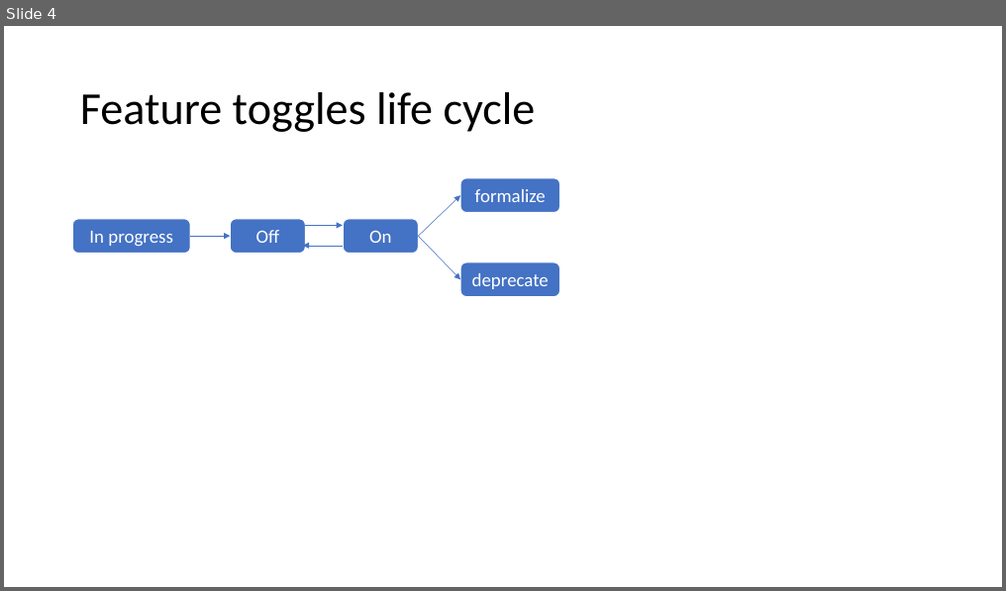
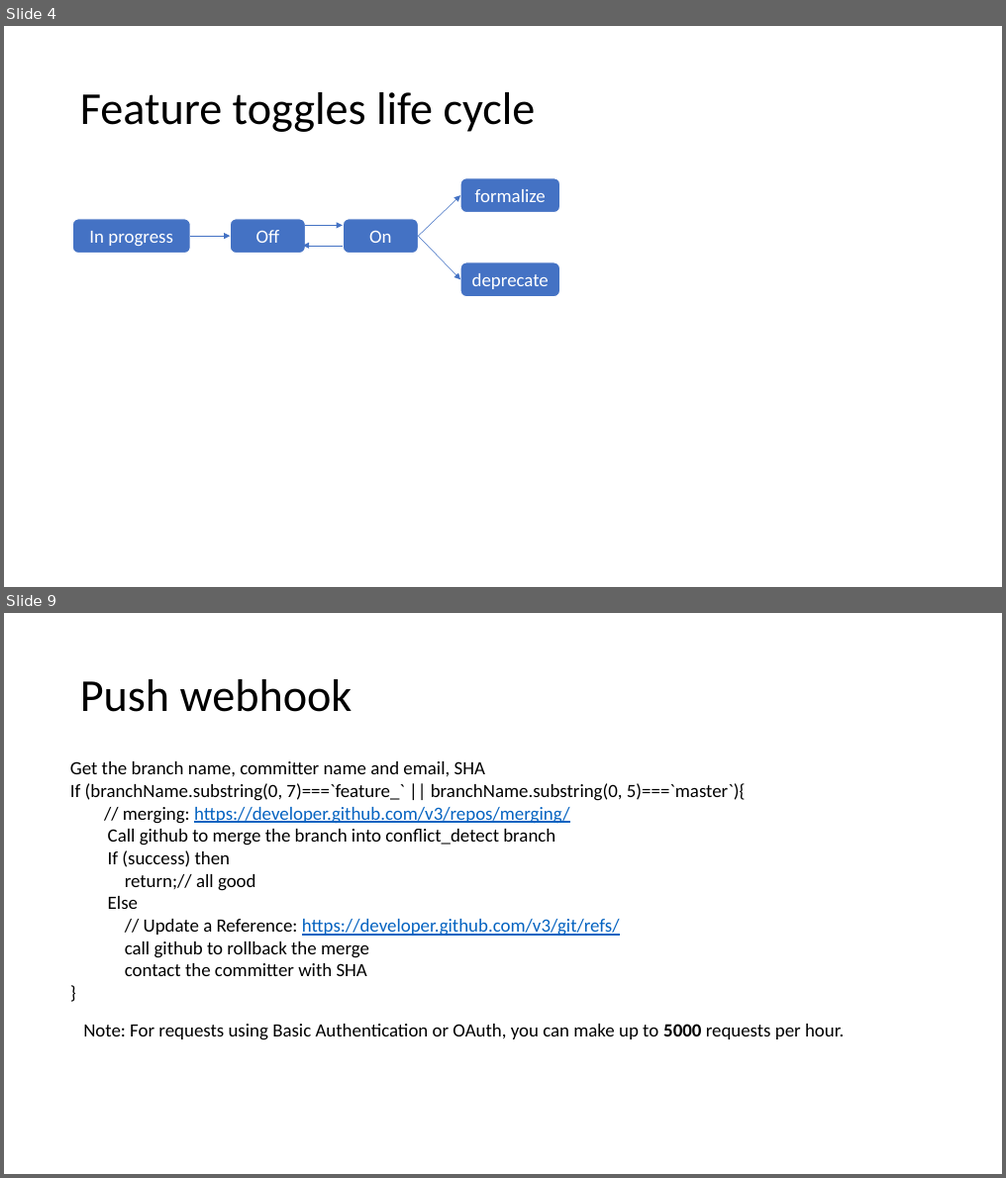
Before and after one commit to chaiyilin/featureToggling, a slide deck: featureToggles.pptx. Shown one above the other, each under a label of ours: slide 4 before the commit, slides 4 and 9 after it; the slides between them are not shown. The pictures are 1006x591 and 1006x1178 pixels, drawn with LibreOffice and Linux fonts; fonts in the diff are those of the drawing. Boxes give left, top, right and bottom in pixels: in the first picture for what was removed or moved away, otherwise in the second. Text is boxed around its words. In the diff, an @@ line names an element or a change of style, - is before the commit and + after.

```diff
--- a/featureToggles.pptx
+++ b/featureToggles.pptx
@@ slide 9 added at (x1=4, y1=613, x2=1002, y2=1174), background #FFFFFF @@
@@ title added at (x1=80, y1=679, x2=352, y2=712), 44 pt, text #000000 @@
+Push webhook
@@ text added at (x1=70, y1=761, x2=746, y2=976), 18 pt, text #000000 @@
+Get the branch name, committer name and email, SHA
+If (branchName.substring(0, 7)===`feature_` || branchName.substring(0, 5)===`master`){
+// merging: https://developer.github.com/v3/repos/merging/
+  Call github to merge the branch into conflict_detect branch
+  If (success) then
+  return;// all good
+  Else
+  // Update a Reference: https://developer.github.com/v3/git/refs/
+  call github to rollback the merge
+  contact the committer with SHA
+}
@@ text added at (x1=83, y1=1024, x2=844, y2=1041), 18 pt, text #000000 @@
+Note: For requests using Basic Authentication or OAuth, you can make up to 5000 requests per hour.
```
Also in this commit, not shown: 3 slides changed, 13 other slides added, 4 slides removed.
